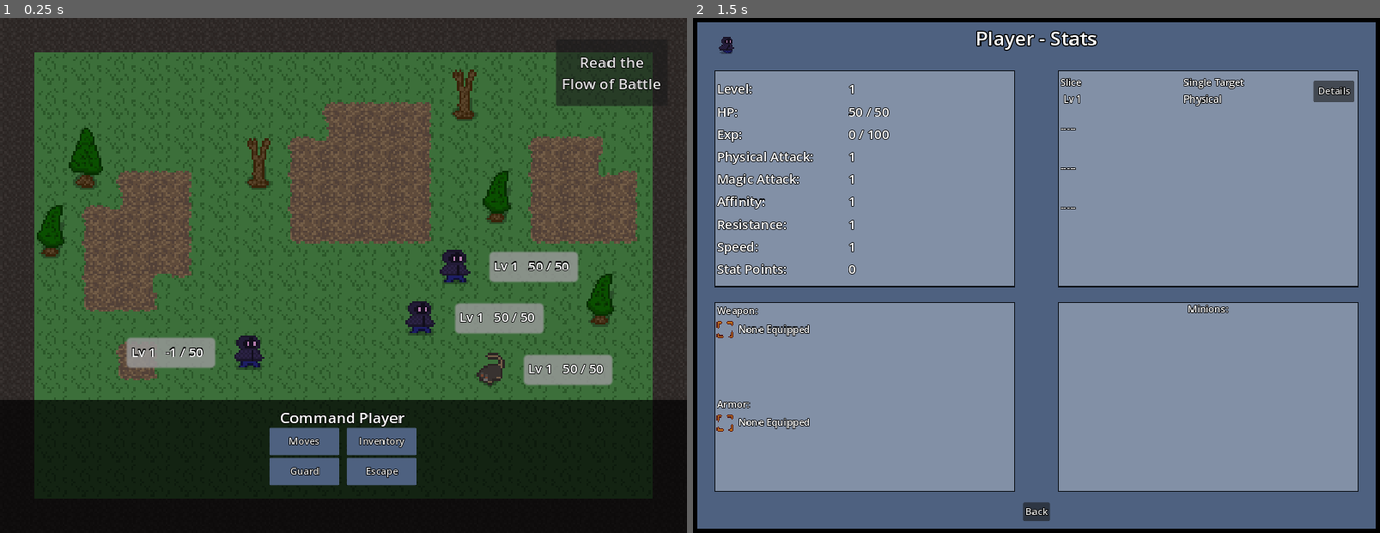
Above: before the commit, frames 1-2 (left to right).
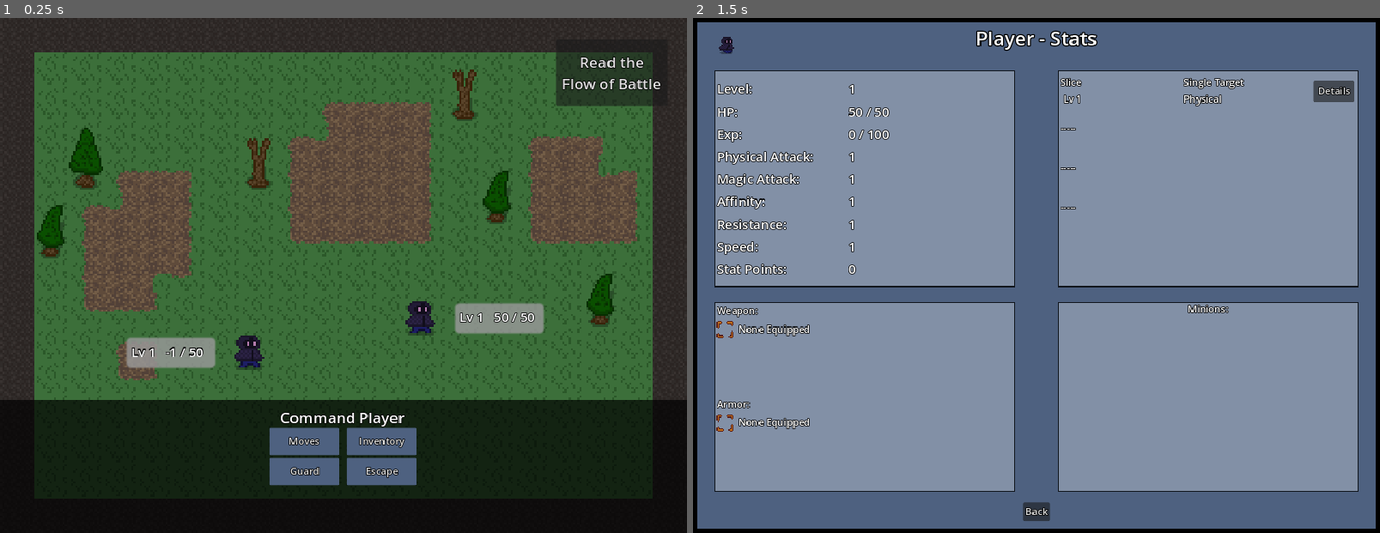
Above: after the commit, the same moments.

Repository: 123outerme/Shards-of-Grandeur
Game: Godot game, scene res://GameScenes/Battle.tscn
Same seed, same stepped clock (60 frames per second), same inputs: the game is played once before the commit and once after it. This scene is started directly instead of the project's main scene.
Inputs (mouse positions are in pixels of both pictures, inside the frame that each line leads up to):
- Up to frame 1 (0.25 s): no input
- Up to frame 2 (1.5 s): click (940, 352) at 0.5 s; click "Moves" at 1.25 s

The runs differ from the first frame. In frame 1, 1.9% of the frame differs, in the area x 64-90%, y 45-72%; in frame 2, nothing differs.

Commit message:
Fixed reward scaling, multi-enemy spawning at low lv

Diff:
--- a/Prefabs/Maps/IntroMap.tscn
+++ b/Prefabs/Maps/IntroMap.tscn
@@ -12,6 +12,8 @@
 [ext_resource type="Resource" uid="uid://bhg4i01ukcdvd" path="res://GameData/Combatants/rat.tres" id="8_bgg5e"]
 [ext_resource type="Resource" uid="uid://kh7eona0y4n7" path="res://GameData/cutscenes/intro_scene/intro_exit_cutscene.tres" id="10_l3xjy"]
 [ext_resource type="PackedScene" uid="uid://d3rsvv5iihm7t" path="res://Prefabs/Overworld/WarpZone.tscn" id="11_rcdfa"]
+[ext_resource type="Resource" uid="uid://qq710006qo2e" path="res://GameData/Items/Healing/potion.tres" id="12_sqiql"]
+[ext_resource type="Script" path="res://Scripts/Reward/Reward.gd" id="13_w31gp"]
 
 [sub_resource type="RectangleShape2D" id="RectangleShape2D_erjr7"]
 size = Vector2(64, 32)
@@ -27,6 +29,12 @@
 spawnerId = "intro_rat"
 disabled = false
 spawnedLastEncounter = false
+
+[sub_resource type="Resource" id="Resource_0dhv7"]
+script = ExtResource("13_w31gp")
+experience = 50
+gold = 12
+item = ExtResource("12_sqiql")
 
 [sub_resource type="RectangleShape2D" id="RectangleShape2D_vs8ye"]
 size = Vector2(128, 64)
@@ -127,6 +135,8 @@
 position = Vector2(534, 7)
 spawnerData = SubResource("Resource_mb2oe")
 combatant = ExtResource("8_bgg5e")
+setReward = SubResource("Resource_0dhv7")
+bossBattle = true
 disappearAfterCutscene = "game_intro_cutscene"
 spawnRange = 0.0
 enemyPatrolRange = 8.0
--- a/Scripts/Battle/BattleScene/BattleController.gd
+++ b/Scripts/Battle/BattleScene/BattleController.gd
@@ -40,7 +40,7 @@
 		enemyCombatant1.initialCombatantLv = enemyCombatant1.combatant.stats.level
 		enemyCombatant1.combatant.level_up_nonplayer(encounteredLv)
 
-		var rngBeginnerNoEnemy: float = randf() - 0.3 + (0.05 * max(playerCombatant.combatant.stats.level, 6)) if playerCombatant.combatant.stats.level < 10 else 1.0
+		var rngBeginnerNoEnemy: float = randf() - 0.3 + (0.05 * (5 - max(playerCombatant.combatant.stats.level, 6))) if playerCombatant.combatant.stats.level < 10 else 1.0
 		# if level < 10, give a 25% chance to have a second combatant + 5% per level up to 50%, before team table calc
 		var eCombatant2Idx: int = WeightedThing.pick_item(enemyCombatant1.combatant.teamTable)
 		if enemyCombatant1.combatant.teamTable[eCombatant2Idx].string != '' and rngBeginnerNoEnemy > 0.5:
@@ -50,7 +50,7 @@
 		else:
 			enemyCombatant2.combatant = null
 
-		rngBeginnerNoEnemy = randf() - 0.6 + (0.1 * max(playerCombatant.combatant.stats.level, 6)) if playerCombatant.combatant.stats.level < 15 else 1.0
+		rngBeginnerNoEnemy = randf() - 0.6 + (0.1 * 5 - (max(playerCombatant.combatant.stats.level, 6))) if playerCombatant.combatant.stats.level < 15 else 1.0
 		# if level < 15, give a 0% chance to have a third combatant + 10% per level after 1 up to 50%, before team table calc
 		var eCombatant3Idx: int = WeightedThing.pick_item(enemyCombatant1.combatant.teamTable)
 		if enemyCombatant1.combatant.teamTable[eCombatant3Idx].string != '' and rngBeginnerNoEnemy > 0.5:
--- a/Scripts/Reward/Reward.gd
+++ b/Scripts/Reward/Reward.gd
@@ -21,6 +21,6 @@
 	var scaledReward: Reward = copy()
 	var scaleFactor: float = 1.0 + ((currentLv - initialLv) * 0.05) # +5% more gains per level
 	scaledReward.experience = roundi(scaledReward.experience * scaleFactor)
-	scaledReward.gold *= roundi(scaledReward.gold * scaleFactor)
+	scaledReward.gold = roundi(scaledReward.gold * scaleFactor)
 	# can't really scale the item reward!!
 	return scaledReward
Not shown: 1 places in Prefabs/Maps/IntroMap.tscn that only renumber resources
